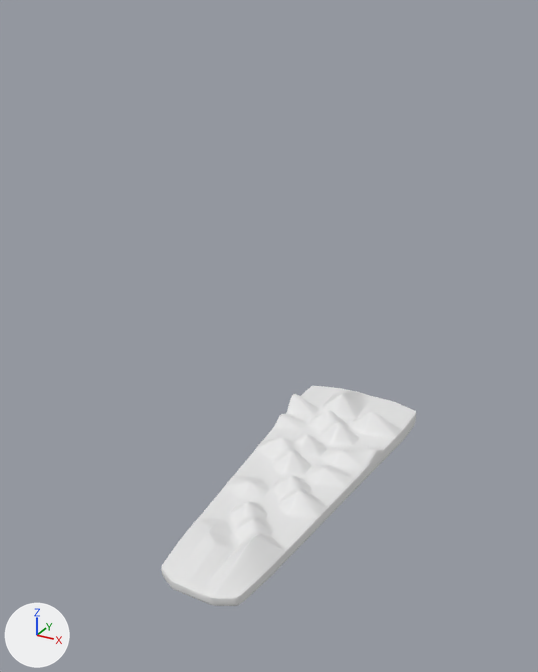
What one commit did to the Blender file Assets/Models/GABA_river_v2.blend.
Before and after are seen from a camera (50 mm lens) standing at (5.9, -11.91, 9.09) and looking at (-0.08, -1.04, 3.66). Lighting does not change. The marker at lower left points along +X, +Y and +Z.
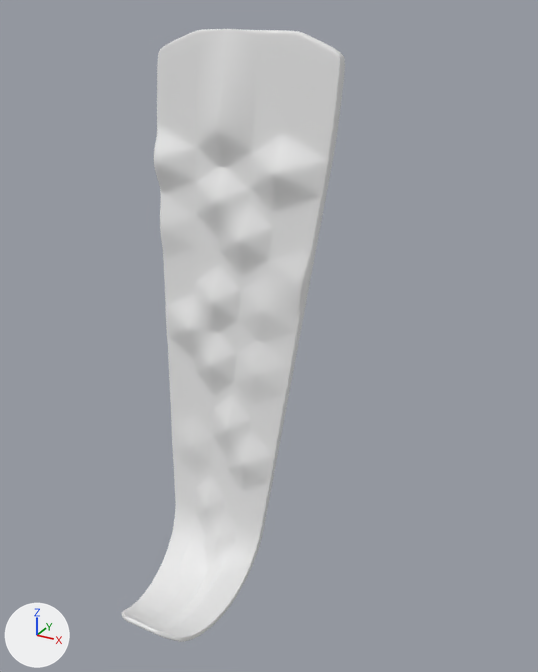
Commit message: Reqorked gaba_river_v2 with ending inclining curve

Location of each change, [x1, y1, x2, y2] in pixels of the pictures (538 x 672 px):
'Cube', rescaled, modifiers changed (12% narrower, 178% taller): before [162, 386, 416, 606]; after [122, 29, 345, 642]

The change, as a list of edits to the scene's bpy script:
```text
Add cu_beziercircle:
    cu_beziercircle = bpy.data.curves.new('BezierCircle', 'CURVE')
    cu_beziercircle.dimensions = '3D'
    _sp = cu_beziercircle.splines.new('BEZIER'); _sp.bezier_points.add(3)
    _sp.bezier_points.foreach_set('co', [-1.0, 0.0, 0.0, 0.0, 1.0, 0.0, 1.0, 0.0, 0.0, 0.0, -1.0, 0.0])
    _sp.bezier_points.foreach_set('handle_left', [-1.0, -0.552, 0.0, -0.552, 1.0, 0.0, 1.0, 0.552, 0.0, 0.552, -1.0, 0.0])
    _sp.bezier_points.foreach_set('handle_right', [-1.0, 0.552, 0.0, 0.552, 1.0, 0.0, 1.0, -0.552, 0.0, -0.552, -1.0, 0.0])
    for _p, _l, _r in zip(_sp.bezier_points, ['AUTO', 'AUTO', 'AUTO', 'AUTO'], ['AUTO', 'AUTO', 'AUTO', 'AUTO']): _p.handle_left_type = _l; _p.handle_right_type = _r
    _sp.order_u = 0
    _sp.order_v = 0
    _sp.use_cyclic_u = True
    cu_beziercircle.use_path = True
    cu_beziercircle.use_path_clamp = True
    cu_beziercircle.fill_mode = 'FULL'
Change ob_cube:
    ob_cube.scale: (0.972, 3.24, 0.138) -> (0.936, 4.44, 0.0668)
    where _m = ob_cube.modifiers.new('SimpleDeform', 'SIMPLE_DEFORM')
    _m.factor: -0.592 -> -0.952
    _m.angle: -0.592 -> -0.952
    add _m = ob_cube.modifiers.new('SimpleDeform.001', 'SIMPLE_DEFORM')
    add _m.deform_method = 'BEND'
    add _m.deform_axis = 'Z'
    add _m.origin = ob_beziercircle
    add _m.factor = 2.279
    add _m.angle = 2.279
    add _m.limits = (0.0, 0.271)
Add ob_beziercircle:
    ob_beziercircle = bpy.data.objects.new('BezierCircle', cu_beziercircle)
    ob_beziercircle.location = (0.0, -4.265, 0.0)
    ob_beziercircle.rotation_euler = (1.571, 0.0, 1.571)  # degrees (90, 0, 90)
```
